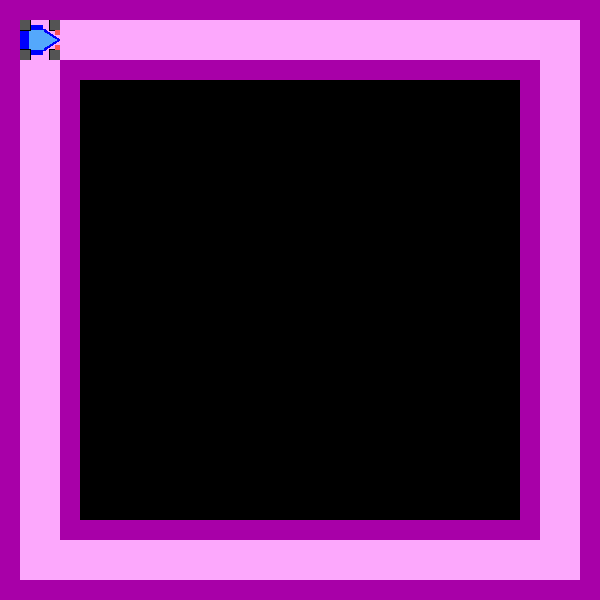
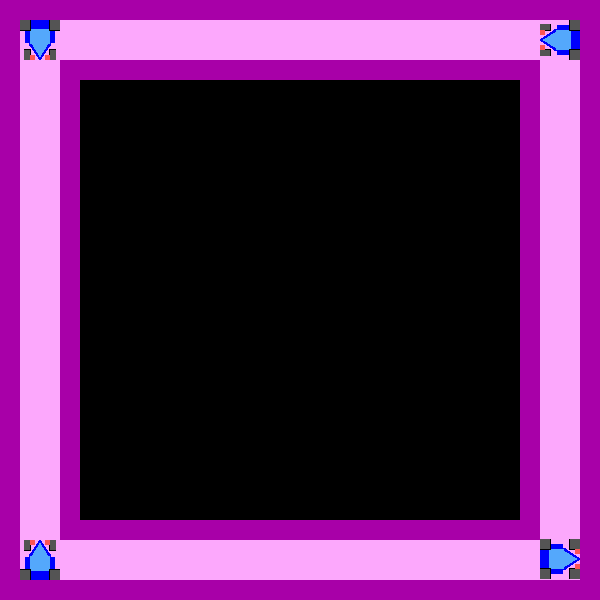
Comparing the layer stacks of the two 600 x 600 images. Changes:
added layer "car down" above "car left" over left=20, top=20, right=60, bottom=60
added layer "car left" above "car up" over left=540, top=20, right=580, bottom=60
added layer "car up" above "car right" over left=20, top=540, right=60, bottom=580
renamed "Car" to "car right", painted on it over left=20, top=20, right=580, bottom=579
